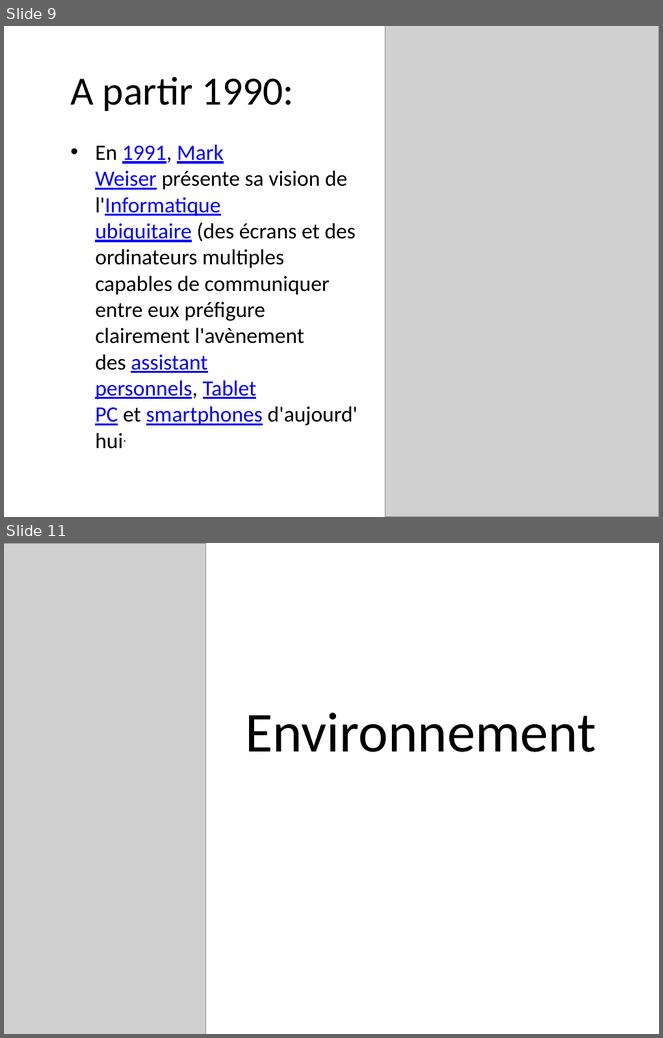
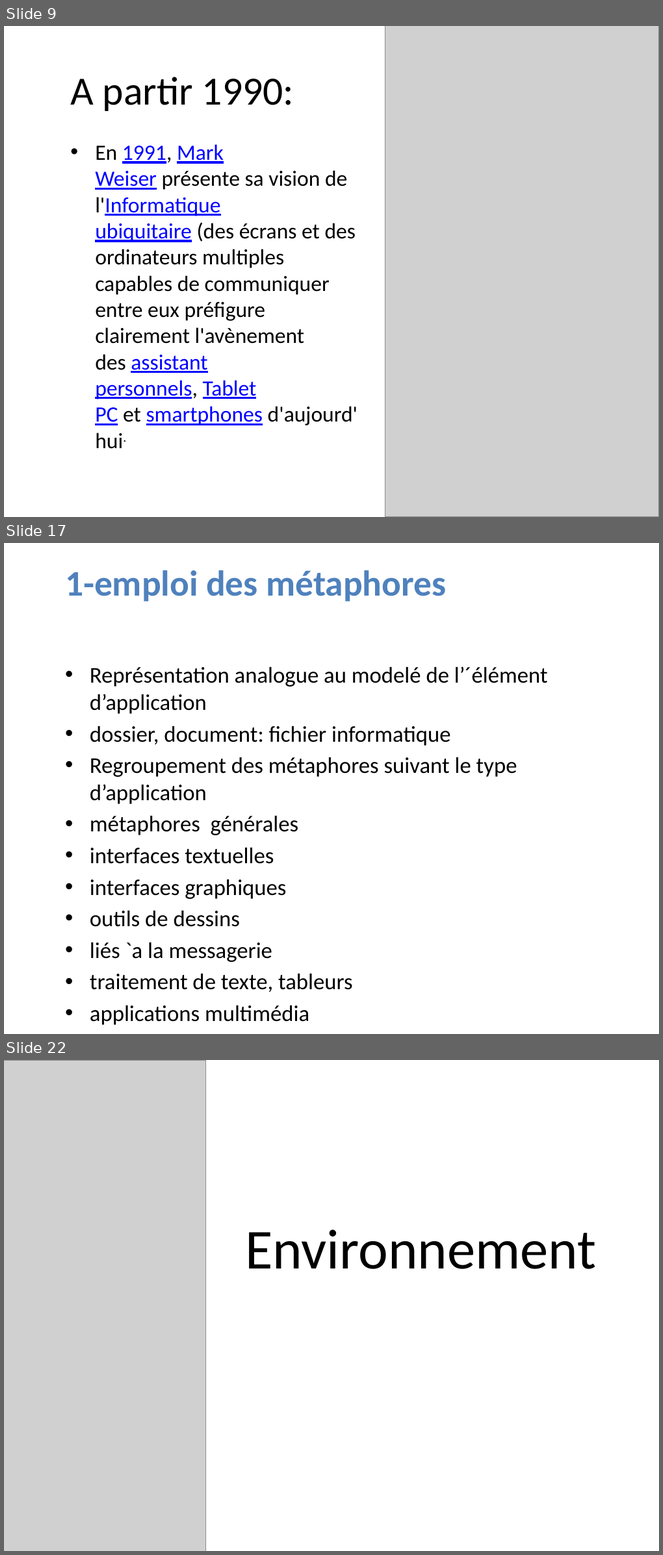
Before and after one commit to LucNtonga/IHM, a slide deck: INTERFACE.pptx. Shown one above the other, each under a label of ours: slides 9 and 11 before the commit, slides 9, 17 and 22 after it; the slides between them are not shown. The pictures are 663x1038 and 663x1555 pixels, drawn with LibreOffice and Linux fonts; fonts in the diff are those of the drawing; grey boxes stand for pictures; background and template pictures are left out. Boxes give left, top, right and bottom in pixels: in the first picture for what was removed or moved away, otherwise in the second. Text is boxed around its words. In the diff, an @@ line names an element or a change of style, - is before the commit and + after.

```diff
--- a/INTERFACE.pptx
+++ b/INTERFACE.pptx
@@ slide 17 added at box(4, 543, 659, 1034), background picture (left out) @@
@@ title added at box(65, 570, 446, 601), 39.6 pt, text #4F81BD, bold @@
+1-emploi des métaphores
@@ text added at box(90, 667, 548, 1025), 24.8 pt, text #000000 @@
+• Représentation analogue au modelé de l’´élément d’application
+• dossier, document: fichier informatique
+• Regroupement des métaphores suivant le type d’application
+• métaphores générales
+• interfaces textuelles
+• interfaces graphiques
+• outils de dessins
+• liés `a la messagerie
+• traitement de texte, tableurs
+• applications multimédia
@@ what was slide 11 is now slide 22 @@
```
Also in this commit, not shown: 1 slide changed, 10 other slides added.
